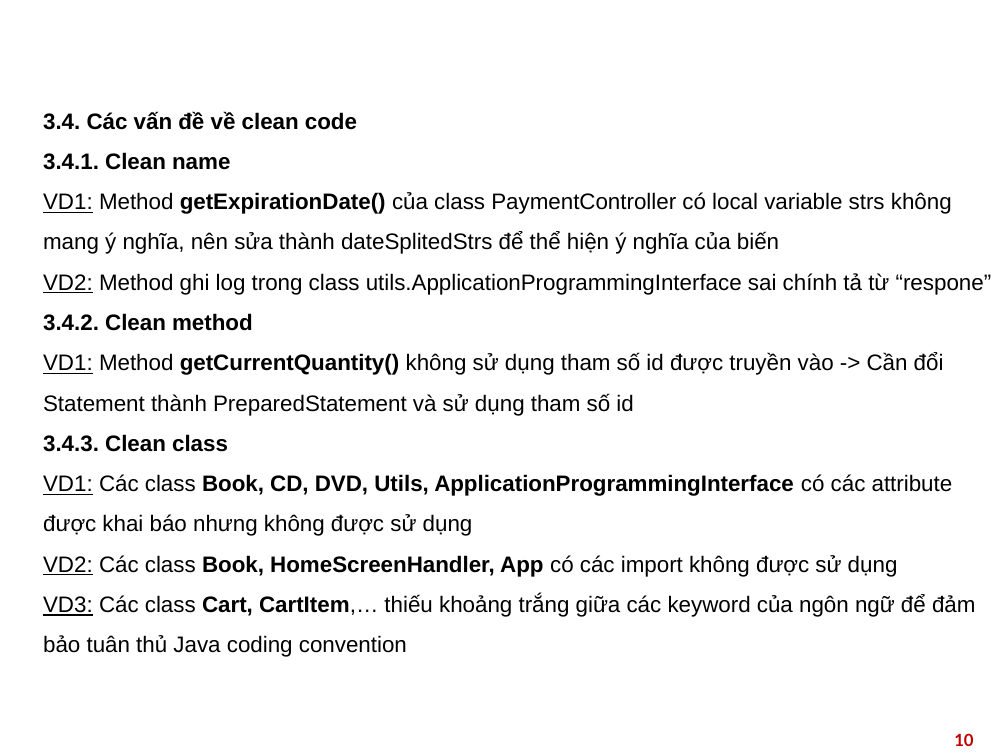
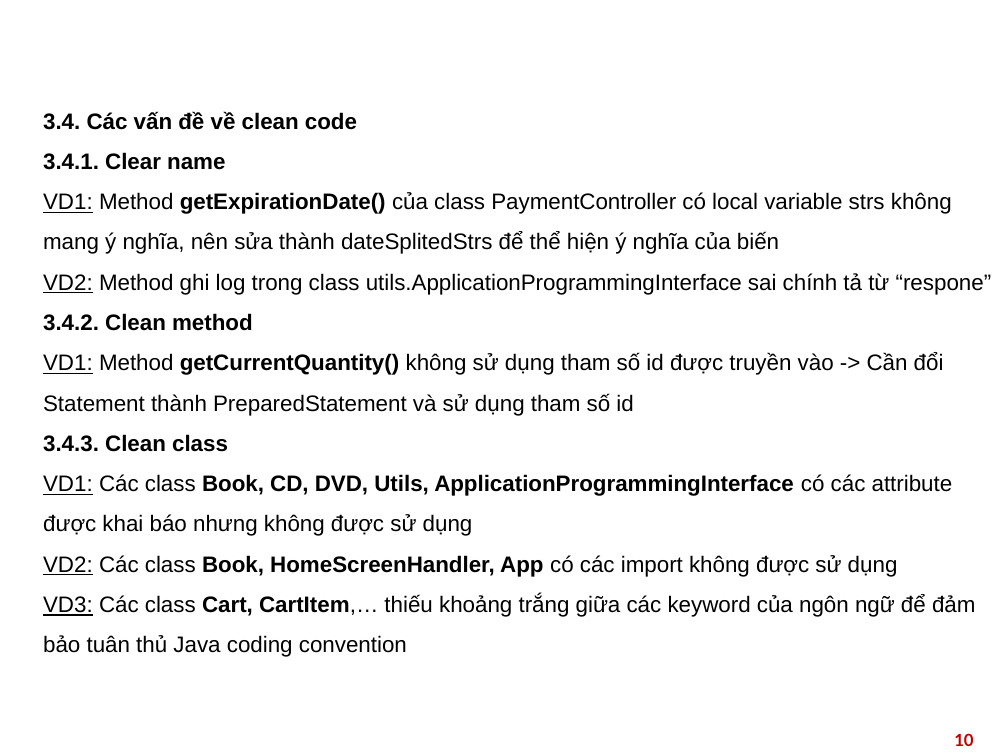
Before and after one commit to HieuPham2000/DP.20212.03, a slide deck: slide 10 of presentation/Design_Pattern_Slide.pptx. Drawn at 1008x756 pixels with LibreOffice and Linux fonts; fonts in the diff are those of the drawing; background and template pictures are left out. Boxes give left, top, right and bottom in pixels: in the first picture for what was removed or moved away, otherwise in the second. Text is boxed around its words. In the diff, an @@ line names an element or a change of style, - is before the commit and + after.

```diff
--- a/presentation/Design_Pattern_Slide.pptx
+++ b/presentation/Design_Pattern_Slide.pptx
@@ text at <box>43,152,225,170</box>: text changed @@
-3.4.1. Clean name
+3.4.1. Clear name
```
Also in this commit, not shown: 7 other slides changed, 1 slide added, 1 slide removed, 8 other files.
